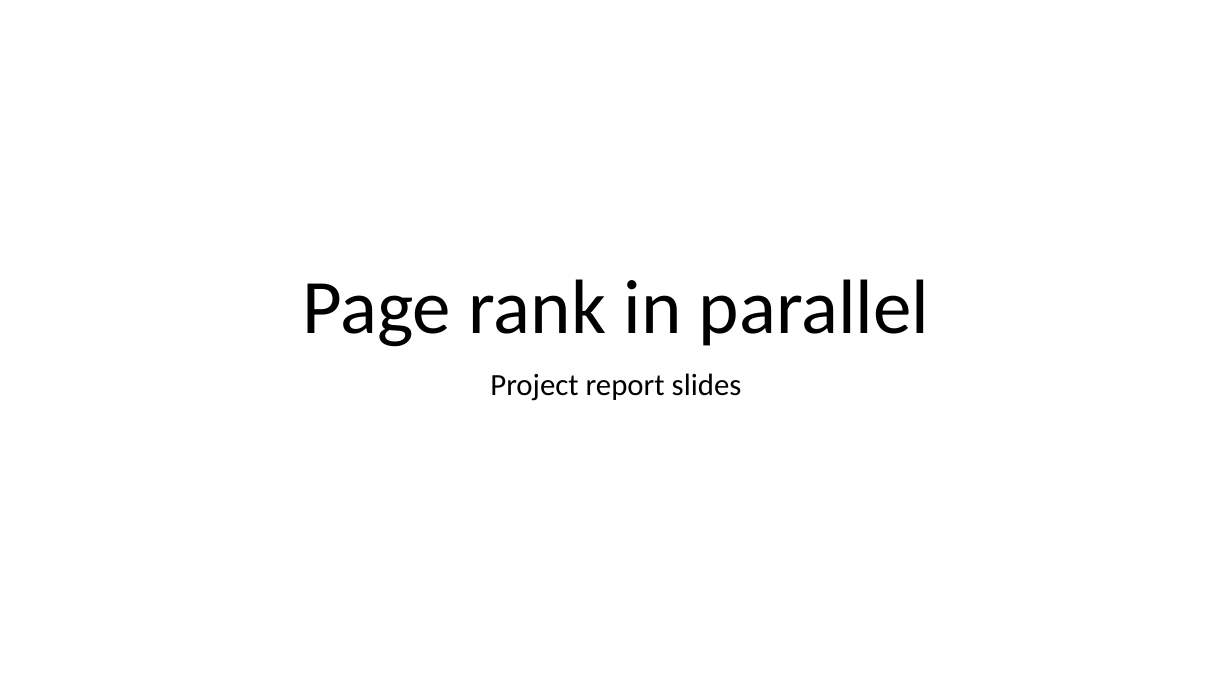
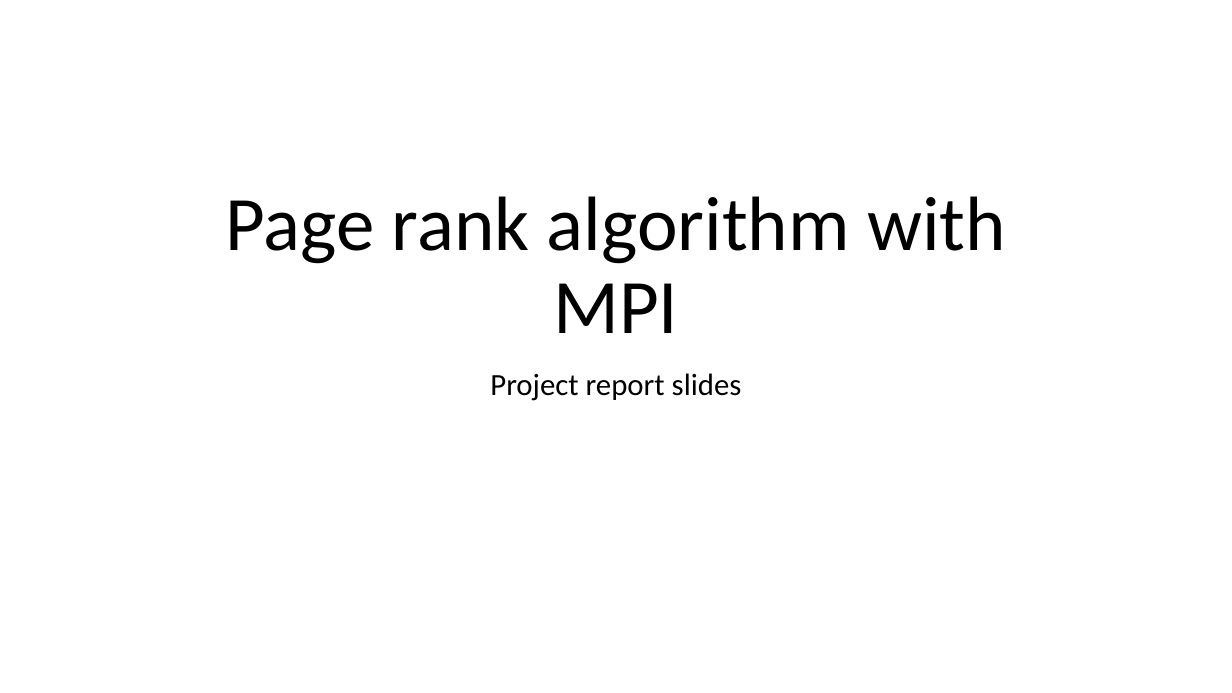
Before and after one commit to fearnleymartin/high-performance-computing, a slide deck: slide 1 of page_rank/Page rank in parallel.pptx. Drawn at 1232x693 pixels with LibreOffice and Linux fonts; fonts in the diff are those of the drawing. Boxes give left, top, right and bottom in pixels: in the first picture for what was removed or moved away, otherwise in the second. Text is boxed around its words. In the diff, an @@ line names an element or a change of style, - is before the commit and + after.

```diff
--- a/page_rank/Page rank in parallel.pptx
+++ b/page_rank/Page rank in parallel.pptx
@@ title at [226, 196, 1006, 333]: text changed @@
-Page rank in parallel
+Page rank algorithm with MPI
```
Also in this commit, not shown: 3 other slides changed, 1 slide added, 10 other files.
